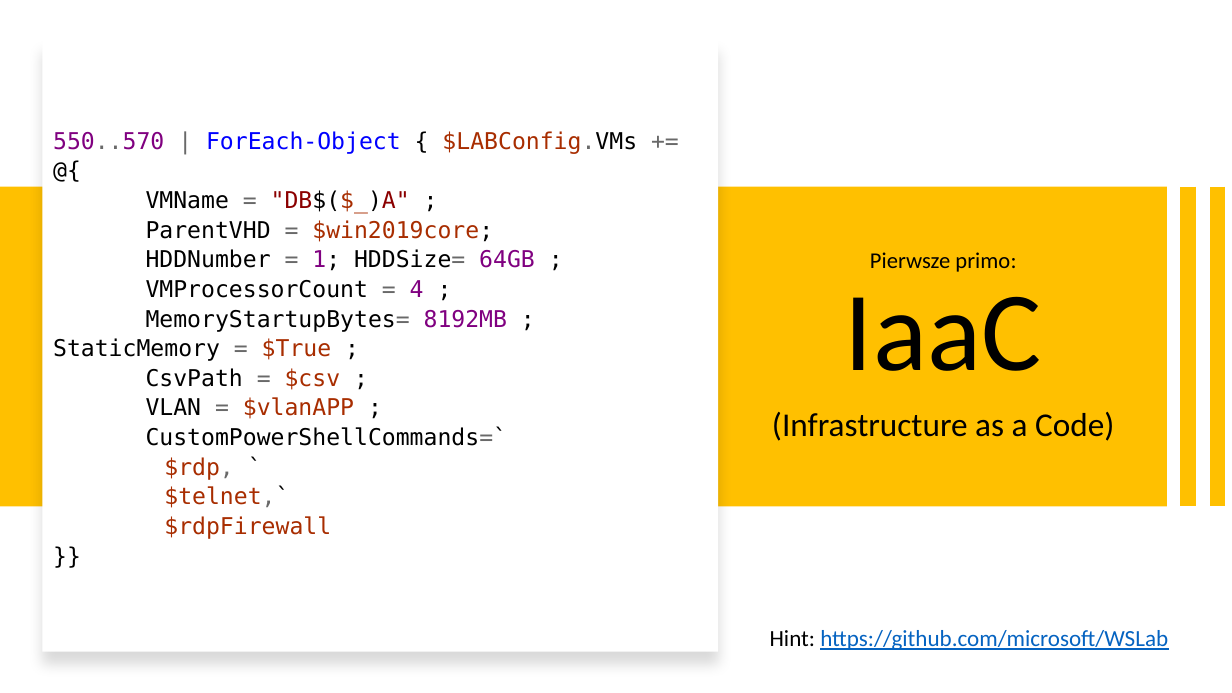
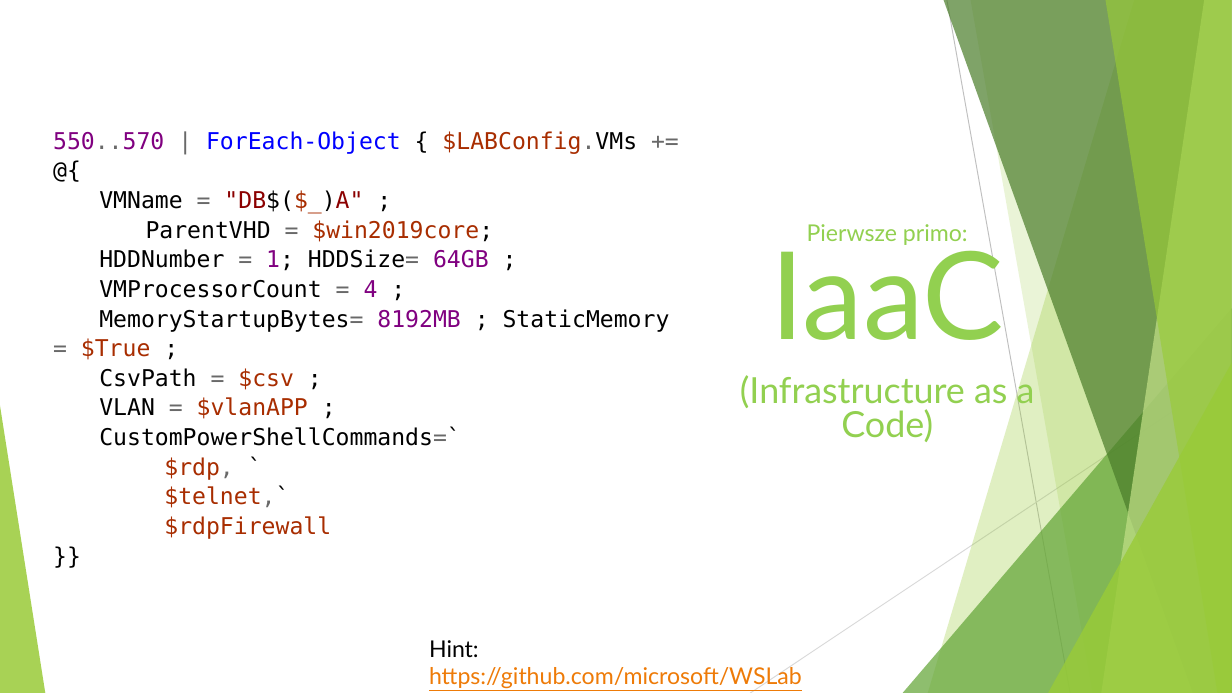
Before and after one commit to lukaszherman/datacommunity2020, a slide deck: slide 11 of MSSQL okiem DBA.pptx. Drawn at 1232x693 pixels with LibreOffice and Linux fonts; fonts in the diff are those of the drawing. Boxes give left, top, right and bottom in pixels: in the first picture for what was removed or moved away, otherwise in the second. Text is boxed around its words. In the diff, an @@ line names an element or a change of style, - is before the commit and + after.

```diff
--- a/MSSQL okiem DBA.pptx
+++ b/MSSQL okiem DBA.pptx
@@ rectangle removed at (x1=43, y1=40, x2=718, y2=653) @@
@@ rectangle removed at (x1=0, y1=187, x2=1167, y2=506) @@
@@ line removed from (1189, 187) to (1189, 506) @@
@@ line removed from (1218, 187) to (1218, 506) @@
@@ text "Pierwsze primo: IaaC" moved from (x1=772, y1=252, x2=1114, y2=441) to (x1=740, y1=224, x2=1035, y2=442) @@
@@ text "Pierwsze primo: IaaC" at (x1=740, y1=224, x2=1035, y2=442): size 17.6 to 18 pt in "Pierwsze primo:"; size 87.9 to 95 pt in "IaaC"; font Calibri to Lato, text colour #000000 to #92D050; size 25.9 to 28 pt in "(Infrastructure as a Code)"; line spacing 0.9 to 0.8 @@
@@ group added at (x1=0, y1=0, x2=1232, y2=693): 5 freeform shapes, 3 triangles, 2 lines @@
@@ text "Hint: https://github.com/microsoft/WSLab" moved from (x1=770, y1=630, x2=1168, y2=650) to (x1=429, y1=640, x2=802, y2=689) @@
@@ text "Hint: https://github.com/microsoft/WSLab" at (x1=429, y1=640, x2=802, y2=689): font Calibri to Lato; text colour #0563C1 to #EE7B08 in "https://github.com/microsoft/WSLab" @@
```
Also in this commit, not shown: 22 other slides changed, 1 slide added, 1 slide removed.
